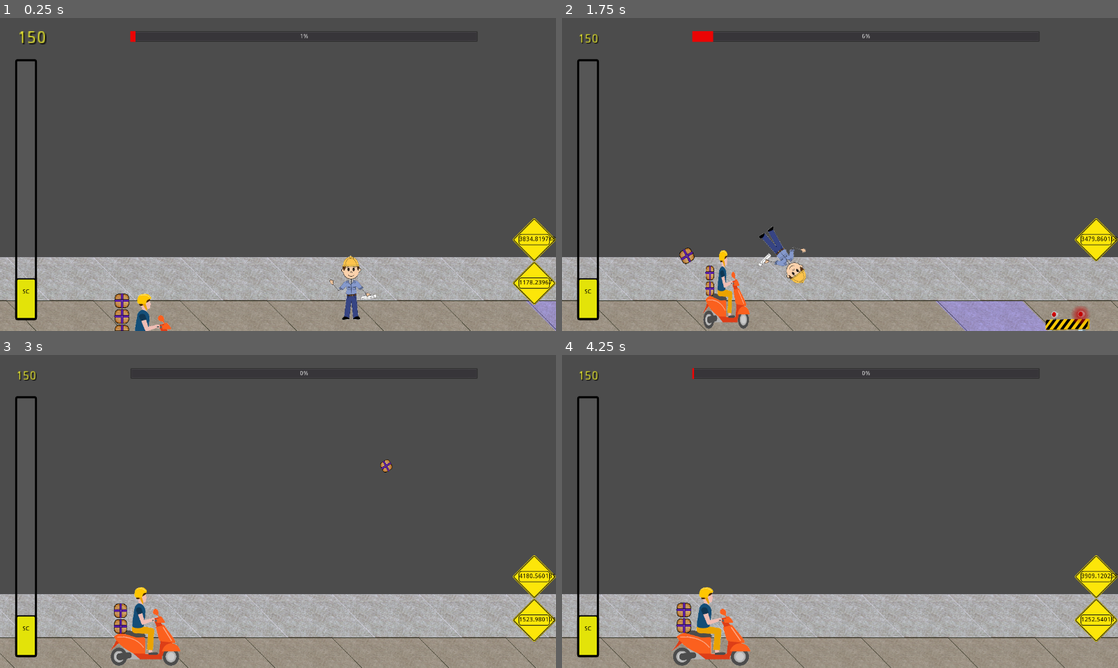
Above: before the commit, frames 1-4 (two rows, left to right).
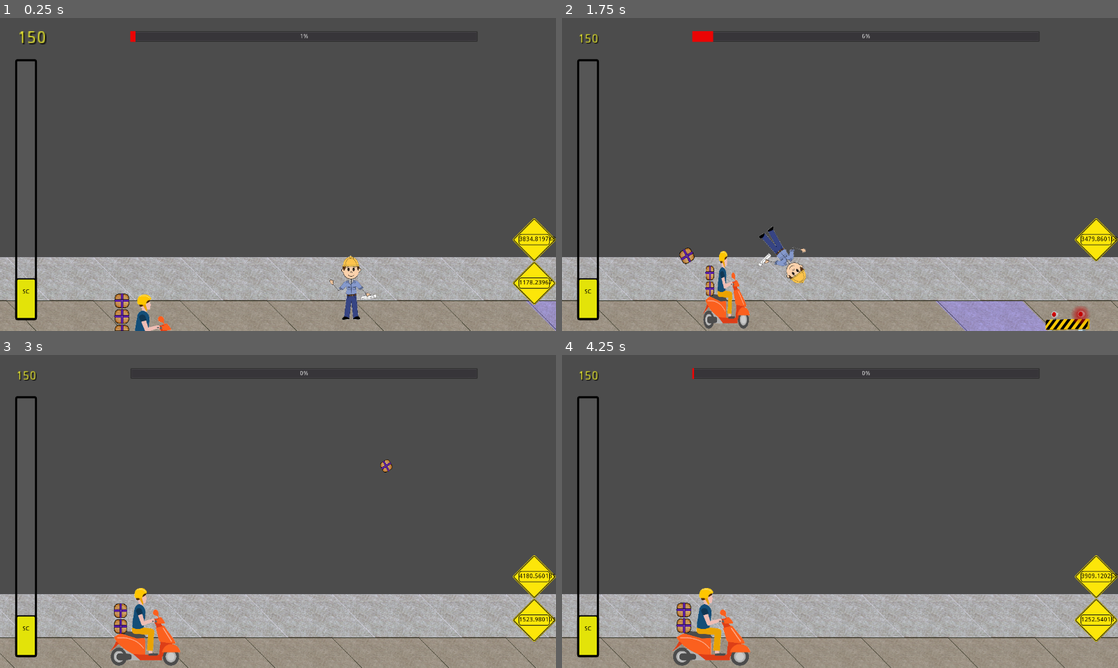
Above: after the commit, the same moments.

Repository: Anatolij-Grigorjev/MopedRebelGO
Game: Godot game, scene res://stages/test/test_stage.tscn
The game is run twice, just before and just after one commit, with the same random seed, the same clock (stepped at 60 frames per second) and the same inputs.
Inputs:
- Up to frame 1 (0.25 s): no input
- Up to frame 2 (1.75 s): hold W (swerve_up) 0.53-1.28 s; tap P (say_diss) at 0.6, 1.35 s; hold S (swerve_down) from 1.28 s (still down)
- Up to frame 3 (3 s): release S (swerve_down) at 2.03 s; hold W (swerve_up) from 2.03 s (still down); tap P (say_diss) at 2.1, 2.85 s
- Up to frame 4 (4.25 s): release W (swerve_up) at 3.53 s; hold S (swerve_down) from 3.53 s (still down); tap P (say_diss) at 3.6 s

The runs differ from the first frame. In frame 1, 0.1% of the frame differs, in the area x 24-31%, y 88-100%; in frame 2, 0.2%; in frame 3, 0.3%; in frame 4, 0.4%, in the area x 19-34%, y 74-99%.
Error in both runs: Invalid get index '-1' (on base: 'Array'). (res://utils/logger.gd:103)

Commit message:
fix interrupt consume anger animation

Diff:
--- a/game/rebel/moped_rebel.gd
+++ b/game/rebel/moped_rebel.gd
@@ -19,7 +19,8 @@
 export(Vector2) var velocity := Vector2(cruise_speed, 0)
 
 
-onready var animator : AnimationPlayer = $AnimationPlayer
+onready var animator_main : AnimationPlayer = $AnimationPlayer
+onready var animator_anger : AnimationPlayer = $AngerAnimationPlayer
 onready var sprite : AnimatedSprite = $AnimatedSprite
 onready var LOG : Logger = Logger.new(self)
 onready var swerve_tween : Tween = $SwerveTween
@@ -70,7 +71,7 @@
 			correct_anim_name = "swerve_down"
 		_:
 			LOG.error("Cant parse swerve direction from {}!", [swerve_direction])
-	animator.play(correct_anim_name)
+	animator_main.play(correct_anim_name)
 	_prep_tween_swerve(swerve_direction, swerve_amount)
 	swerve_tween.start()
 	yield(swerve_tween, 'tween_all_completed')
@@ -117,8 +118,8 @@
 """
 func _reset_sprite_transform() -> void:
 	#stop animations, if playing
-	if (animator.is_playing()):
-		animator.stop()
+	if (animator_main.is_playing()):
+		animator_main.stop()
 
 	LOG.debug("Got sprite rot/scale: {}/{}, reseting...",
 		[sprite.rotation_degrees, sprite.scale]
@@ -135,8 +136,8 @@
 func _on_ObstacleDetector_hit_obstacle(obstacle: Area2D) -> void:
 	_is_crashing = true
 	velocity = Vector2()
-	animator.play("crash_obstacle")
-	yield(animator, "animation_finished")
+	animator_main.play("crash_obstacle")
+	yield(animator_main, "animation_finished")
 	velocity = Vector2(C.MR_CRUISE_SPEED, 0)
 	_is_crashing = false
 	_reset_sprite_transform()
@@ -166,5 +167,5 @@
 	if (area.is_in_group(C.GROUP_ANGER_PULSE)):
 		var anger_pulse_node: AngerPulse = area.get_owner() as AngerPulse
 		G.sc_multiplier += anger_pulse_node.pulse_sc_mult_add
-		animator.play("consume_anger")
+		animator_anger.play("consume_anger")
 		anger_pulse_node.queue_free()
--- a/game/rebel/moped_rebel.tscn
+++ b/game/rebel/moped_rebel.tscn
@@ -18,21 +18,6 @@
 
 [sub_resource type="RectangleShape2D" id=2]
 extents = Vector2( 250, 30 )
-
-[sub_resource type="Animation" id=9]
-resource_name = "consume_anger"
-tracks/0/type = "value"
-tracks/0/path = NodePath("AnimatedSprite:modulate")
-tracks/0/interp = 1
-tracks/0/loop_wrap = true
-tracks/0/imported = false
-tracks/0/enabled = true
-tracks/0/keys = {
-"times": PoolRealArray( 0, 0.3, 1 ),
-"transitions": PoolRealArray( 1, 1, 1 ),
-"update": 0,
-"values": [ Color( 1, 1, 1, 1 ), Color( 0.937255, 0.478431, 0.478431, 1 ), Color( 1, 1, 1, 1 ) ]
-}
 
 [sub_resource type="Animation" id=3]
 resource_name = "crash_obstacle"
@@ -170,6 +155,21 @@
 "transitions": PoolRealArray( 1, 1 ),
 "update": 0,
 "values": [ Vector2( 1, 1 ), Vector2( 0.85, 1 ) ]
+}
+
+[sub_resource type="Animation" id=10]
+resource_name = "consume_anger"
+tracks/0/type = "value"
+tracks/0/path = NodePath("AnimatedSprite:modulate")
+tracks/0/interp = 1
+tracks/0/loop_wrap = true
+tracks/0/imported = false
+tracks/0/enabled = true
+tracks/0/keys = {
+"times": PoolRealArray( 0, 0.3, 1 ),
+"transitions": PoolRealArray( 1, 1, 1 ),
+"update": 0,
+"values": [ Color( 1, 1, 1, 1 ), Color( 0.937255, 0.478431, 0.478431, 1 ), Color( 1, 1, 1, 1 ) ]
 }
 
 [sub_resource type="RectangleShape2D" id=6]
@@ -204,8 +204,6 @@
 editor/display_folded = true
 position = Vector2( 0, -210 )
 frames = SubResource( 1 )
-frame = 3
-playing = true
 
 [node name="PackagesBundle" parent="AnimatedSprite" instance=ExtResource( 6 )]
 position = Vector2( -165, 0 )
@@ -224,11 +222,13 @@
 drag_margin_bottom = 1.0
 
 [node name="AnimationPlayer" type="AnimationPlayer" parent="."]
-anims/consume_anger = SubResource( 9 )
 anims/crash_obstacle = SubResource( 3 )
 anims/swerve_down = SubResource( 4 )
 anims/swerve_up = SubResource( 5 )
 
+[node name="AngerAnimationPlayer" type="AnimationPlayer" parent="."]
+anims/consume_anger = SubResource( 10 )
+
 [node name="SwerveTween" type="Tween" parent="."]
 
 [node name="PushbackTween" type="Tween" parent="."]
@@ -239,7 +239,6 @@
 [node name="ObstacleDetect" type="Area2D" parent="." groups=[
 "moped_rebel",
 ]]
-editor/display_folded = true
 collision_layer = 2
 collision_mask = 2
 script = ExtResource( 7 )
